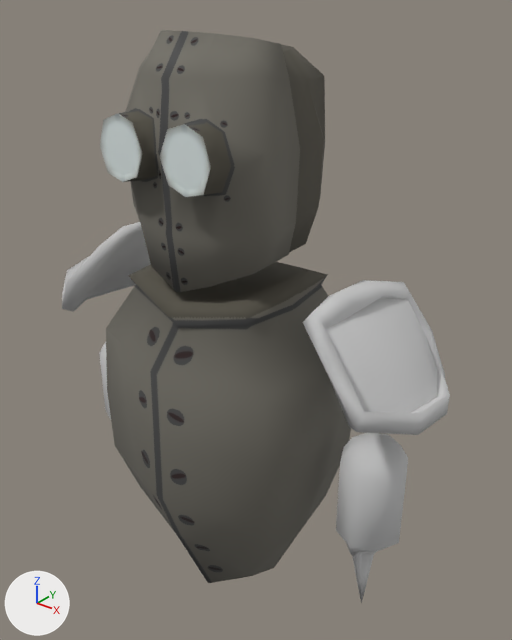
One commit to the FBX model Assets/Models/Robo Player/Player_Corpo_Completo.FBX: the scene before it, then after it.
The view is the same before and after, from a 50 mm lens placed at (0.9, -1.08, 1.574), pointed at (0.031, 0.007, 0.9). The lights are fixed; the arrows at lower left show +X, +Y and +Z. Where no turn or scale is listed for an object, it has been applied to the vertices.

Objects in the first picture: 'Braco_Direito', 'Braco_Esquerdo', 'Player'.
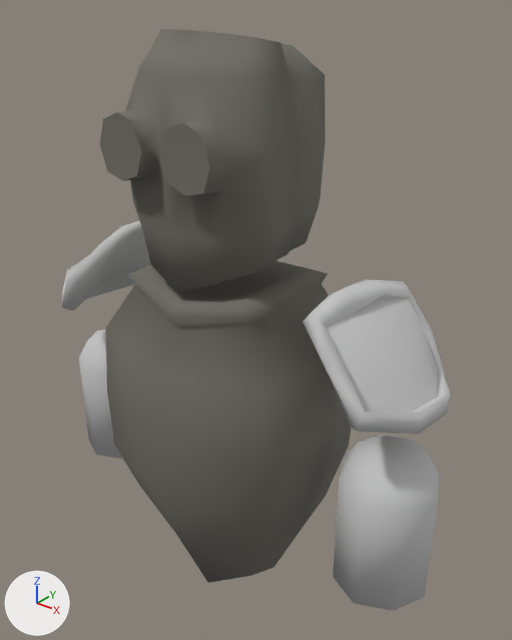
What differs and where, as boxes (x1, y1, x2, y2) in the pictures (512 x 640 px; the box of a moved part takes in the faces that stretch with it):
'Player', reshaped, moved: before (62, 30, 450, 583); after (62, 29, 450, 583)
'Braco_Esquerdo', reshaped, moved, rescaled (47% wider): before (336, 433, 408, 604); after (333, 435, 439, 611)
'Braco_Direito', moved, rescaled: before (99, 342, 111, 419); after (79, 329, 123, 459)
part 1 of me_mesh_001, cut back: before (346, 543, 377, 604)
part 2 of me_mesh, moved or reshaped: before (100, 114, 210, 197); after (100, 113, 210, 196)
part 3 of me_mesh, surface changed (black to grey): (62, 31, 391, 583) in both

Diff of the bpy script that builds the scene:
```diff
--- a/Assets/Models/Robo Player/Player_Corpo_Completo.FBX.py
+++ b/Assets/Models/Robo Player/Player_Corpo_Completo.FBX.py
@@ me_mesh @@
 # used by ob_player; location = (0.0, -0.047, 0.227)
-me_mesh.from_pydata(...)  # 292 vertices, 284 faces; spans x -0.479..0.479, y -0.235..0.235, z -0.014..1.262
+me_mesh.from_pydata(...)  # 276 vertices, 276 faces; spans x -0.479..0.479, y -0.235..0.235, z -0.014..1.262
+# me_mesh part 2
+# 18 vertices are removed from x -0.123..0.123, y -0.194..-0.192, z 1.022..1.12
+# 24 faces are deleted
+# 2 vertices are added at (0.079, -0.192, 1.07), (-0.079, -0.192, 1.07)
+# 16 new faces join them, mat_material__32 (picture img_cabeca_textura_jpg)
+# me_mesh part 3: 260 kept faces spanning x -0.479..0.479, y -0.235..0.235, z -0.014..1.262 get new texture (UV) coordinates
 me_mesh.materials.append(mat_material__27)
@@ me_mesh_001 @@
 # used by ob_braco_esquerdo; location = (0.363, -0.032, 0.533); rotation_euler = (0.0, 0.0, 1.571), in degrees (0, 0, 90); scale = (0.0313, 0.0313, 0.0313)
-me_mesh_001.from_pydata(...)  # 60 vertices, 64 faces; spans x -2.29..2.29, y -2.29..2.29, z -7.08..7.08
+me_mesh_001.from_pydata(...)  # 34 vertices, 40 faces; spans x -2.29..2.29, y -2.29..2.29, z -0.13..7.08
+# me_mesh_001 part 1
+# 27 vertices are removed from x -2.24..2.2, y -1.39..1.39, z -7.08..-0.6
+# 32 faces are deleted
+# 5 vertices in x -2.29..2.29, y 0.0..2.29, z -0.06 move by (0.0, 0.0, -0.06)
+# 3 vertices in x -1.57..1.57, y -2.29..-1.57, z -0.06 move by (0.0, 0.0, -0.07)
+# 1 vertex is added at (0.0, 0.04, -0.12)
+# 8 new faces join them
 me_mesh_001.materials.append(mat_material__31)
@@ ob_braco_direito @@
 ob_braco_direito = bpy.data.objects.new('Braco_Direito', me_mesh_002)
-ob_braco_direito.location = (-0.363, -0.032, 0.533)
+ob_braco_direito.location = (-0.399, -0.032, 0.432)
 ob_braco_direito.rotation_euler = (0.0, 0.0, 1.571)  # degrees (0, 0, 90)
-ob_braco_direito.scale = (0.0313, 0.0313, 0.0313)
+ob_braco_direito.scale = (0.0457, 0.0457, 0.0457)
@@ ob_player @@
 ob_player = bpy.data.objects.new('Player', me_mesh)
-ob_player.location = (0.0, -0.047, 0.227)
+ob_player.location = (0.0, -0.047, 0.229)
@@ ob_braco_esquerdo @@
 ob_braco_esquerdo = bpy.data.objects.new('Braco_Esquerdo', me_mesh_001)
-ob_braco_esquerdo.location = (0.363, -0.032, 0.533)
+ob_braco_esquerdo.location = (0.399, -0.032, 0.432)
 ob_braco_esquerdo.rotation_euler = (0.0, 0.0, 1.571)  # degrees (0, 0, 90)
-ob_braco_esquerdo.scale = (0.0313, 0.0313, 0.0313)
+ob_braco_esquerdo.scale = (0.0457, 0.0457, 0.0457)
```
